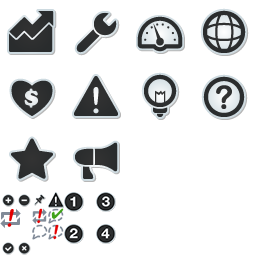
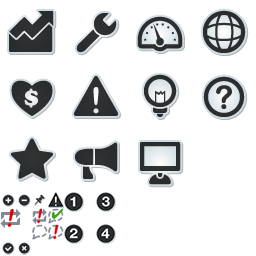
Layered file, before and after one edit (w=256, h=256). Changes by layer:
added layer "Layer 2" above "Layer 1" over [138, 140, 184, 188]
